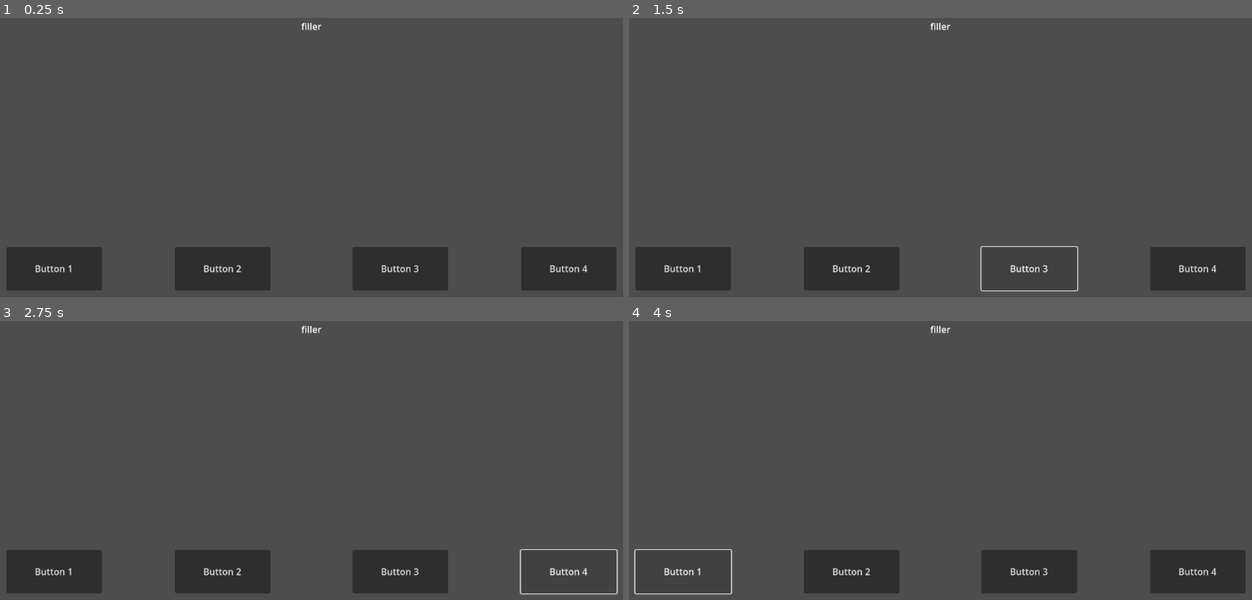
Above: before the commit, frames 1-4 (two rows, left to right).
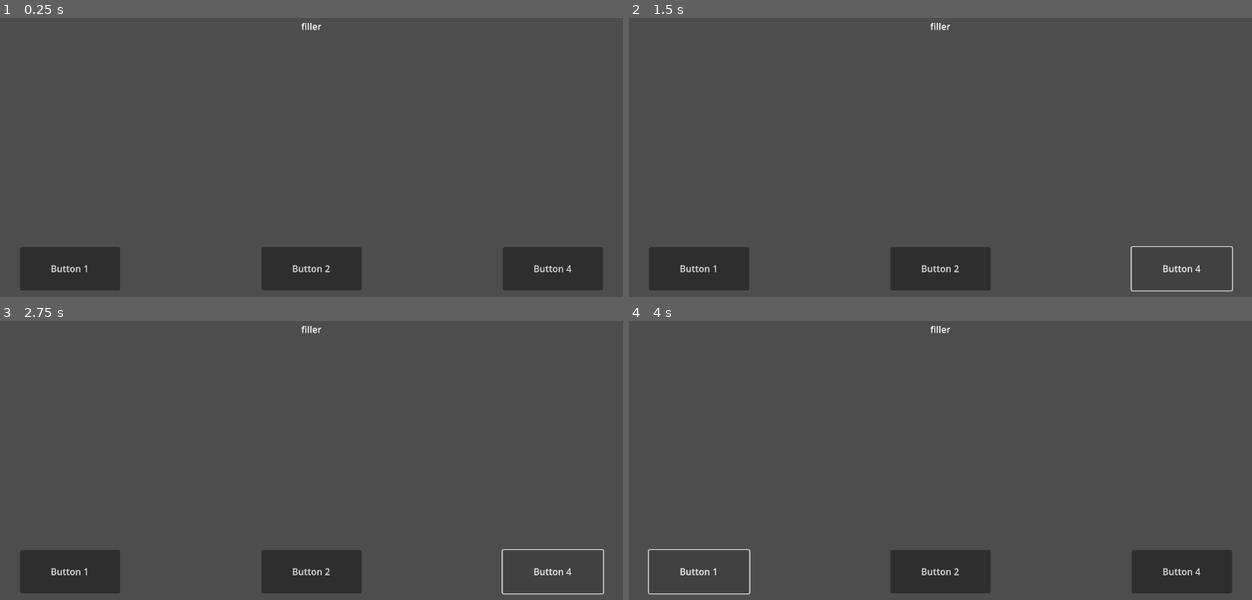
Above: after the commit, the same moments.

Repository: JacobL04/cyberworks
Game: Godot game, scene res://scenes/moral_choices.tscn
Two runs of this game, one before a commit and one after it. Both use one fixed random seed, a clock stepped at 60 frames per second and the inputs below. This scene is started directly instead of the project's main scene.
Inputs:
- Up to frame 1 (0.25 s): no input
- Up to frame 2 (1.5 s): click "Button 1" at 0.5 s; click "Button 3" (after the commit: "Button 4") at 1.25 s
- Up to frame 3 (2.75 s): click "Button 4" at 2 s
- Up to frame 4 (4 s): click "Button 2" at 2.75 s; click "Button 1" at 3.5 s

The runs differ from the first frame. In frame 1, 8.1% of the frame differs, in the area x 1-99%, y 82-98%; in frame 2, 5.9%; in frame 3, 7.5%; in frame 4, 7.5%.

Commit message:
textbox animated

Diff:
--- a/cyber-works/scenes/moral_choices.tscn
+++ b/cyber-works/scenes/moral_choices.tscn
@@ -13,30 +13,23 @@
 rounded = true
 
 [node name="Button" type="Button" parent="."]
-offset_left = 40.0
+offset_left = 64.0
 offset_top = 504.0
-offset_right = 208.0
+offset_right = 240.0
 offset_bottom = 580.0
 text = "Button 1"
 
 [node name="Button2" type="Button" parent="."]
-offset_left = 336.0
+offset_left = 488.0
 offset_top = 504.0
-offset_right = 504.0
+offset_right = 664.0
 offset_bottom = 580.0
 text = "Button 2"
 
 [node name="Button3" type="Button" parent="."]
-offset_left = 648.0
+offset_left = 912.0
 offset_top = 504.0
-offset_right = 816.0
-offset_bottom = 580.0
-text = "Button 3"
-
-[node name="Button4" type="Button" parent="."]
-offset_left = 944.0
-offset_top = 504.0
-offset_right = 1112.0
+offset_right = 1088.0
 offset_bottom = 580.0
 text = "Button 4
 "
@@ -52,5 +45,4 @@
 
 [connection signal="button_up" from="Button" to="." method="_on_button_button_up"]
 [connection signal="button_up" from="Button2" to="." method="_on_button_2_button_up"]
-[connection signal="button_up" from="Button3" to="." method="_on_button_3_button_up"]
-[connection signal="button_up" from="Button4" to="." method="_on_button_4_button_up"]
+[connection signal="button_up" from="Button3" to="." method="_on_button_4_button_up"]
--- a/cyber-works/scenes/text_box.tscn
+++ b/cyber-works/scenes/text_box.tscn
@@ -50,3 +50,5 @@
 theme_override_fonts/font = ExtResource("2_qdwih")
 theme_override_font_sizes/font_size = 46
 text = "Placeholder Text"
+visible_characters = 0
+visible_ratio = 0.0
--- a/cyber-works/scripts/moral_choices.gd
+++ b/cyber-works/scripts/moral_choices.gd
@@ -4,7 +4,6 @@
 @onready var button: Button = $Button
 @onready var button_2: Button = $Button2
 @onready var button_3: Button = $Button3
-@onready var button_4: Button = $Button4
 @onready var label: Label = $Label
 
 # Called when the node enters the scene tree for the first time.
@@ -24,7 +23,4 @@
 	Main.moral += 1
 
 func _on_button_3_button_up() -> void:
-	Main.moral -= 1
-
-func _on_button_4_button_up() -> void:
 	Main.moral -= 2
--- a/cyber-works/scripts/textBox.gd
+++ b/cyber-works/scripts/textBox.gd
@@ -1,14 +1,33 @@
 extends CanvasLayer
+
+const readRate = 0.1
 
 @onready var textbox_container: MarginContainer = $TextboxContainer
 @onready var arrow: Label = $TextboxContainer/Panel/Arrow
 @onready var label: Label = $TextboxContainer/Panel/Label
 
+enum State {
+	READY,
+	READING,
+	FINISHED
+}
+
+var curr_state = State.READY
+var tween = create_tween()
 
 # Called when the node enters the scene tree for the first time.
 func _ready() -> void:
 	hide_textbox()
 	add_text("This text is gonna be added")
+
+func _process(delta):
+	match curr_state:
+		State.READY:
+			pass
+		State.READING:
+			pass
+		State.FINISHED:
+			pass
 
 func hide_textbox():
 	arrow.text = ""
@@ -22,3 +41,16 @@
 func add_text(next_text):
 	label.text = next_text
 	show_textbox()
+	tween.tween_property(label, "visible_ratio", 1.0, len(next_text)*readRate)
+	tween.set_ease(Tween.EASE_IN)
+	tween.set_trans(Tween.TRANS_LINEAR)
+
+func changeState(next_state):
+	curr_state = next_state
+	match curr_state:
+		State.READY:
+			pass
+		State.READING:
+			pass
+		State.FINISHED:
+			pass
